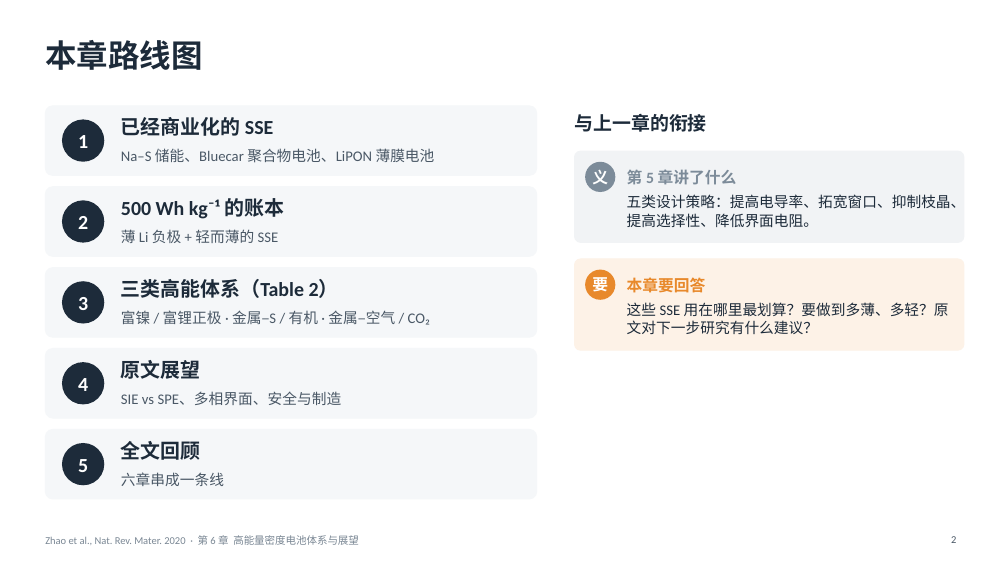
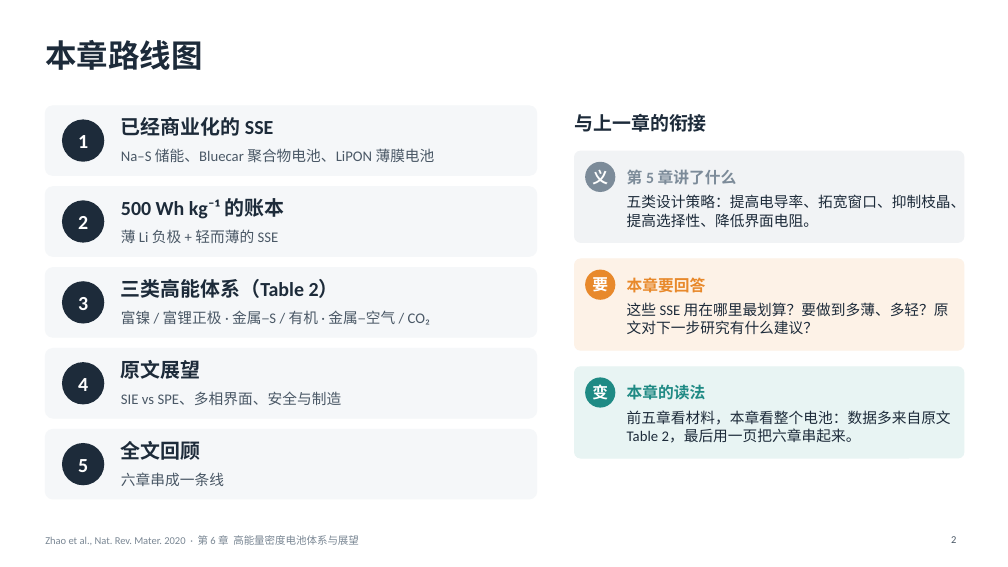
Before and after one commit to zhaoyuw44-lang/Trash, a slide deck: slide 2 of slides/decks/zhao2020/zhao2020_ch6.pptx. Drawn at 1008x567 pixels with LibreOffice and Linux fonts; fonts in the diff are those of the drawing. Boxes give left, top, right and bottom in pixels: in the first picture for what was removed or moved away, otherwise in the second. Text is boxed around its words. In the diff, an @@ line names an element or a change of style, - is before the commit and + after.

```diff
--- a/slides/decks/zhao2020/zhao2020_ch6.pptx
+++ b/slides/decks/zhao2020/zhao2020_ch6.pptx
@@ rounded rectangle added at (575,367,964,458), fill #E8F4F3, outline #E8F4F3 1 pt @@
@@ ellipse added at (585,377,616,408), fill #1F8A84, 15 pt, text #FFFFFF, bold @@
+变
@@ text added at (627,384,706,400), 15 pt, text #1F8A84, bold @@
+本章的读法
@@ text added at (627,410,951,443), 14 pt, text #1D2B3A @@
+前五章看材料，本章看整个电池：数据多来自原文 Table 2，最后用一页把六章串起来。
```
Also in this commit, not shown: 2 other slides changed, 8 other files.
